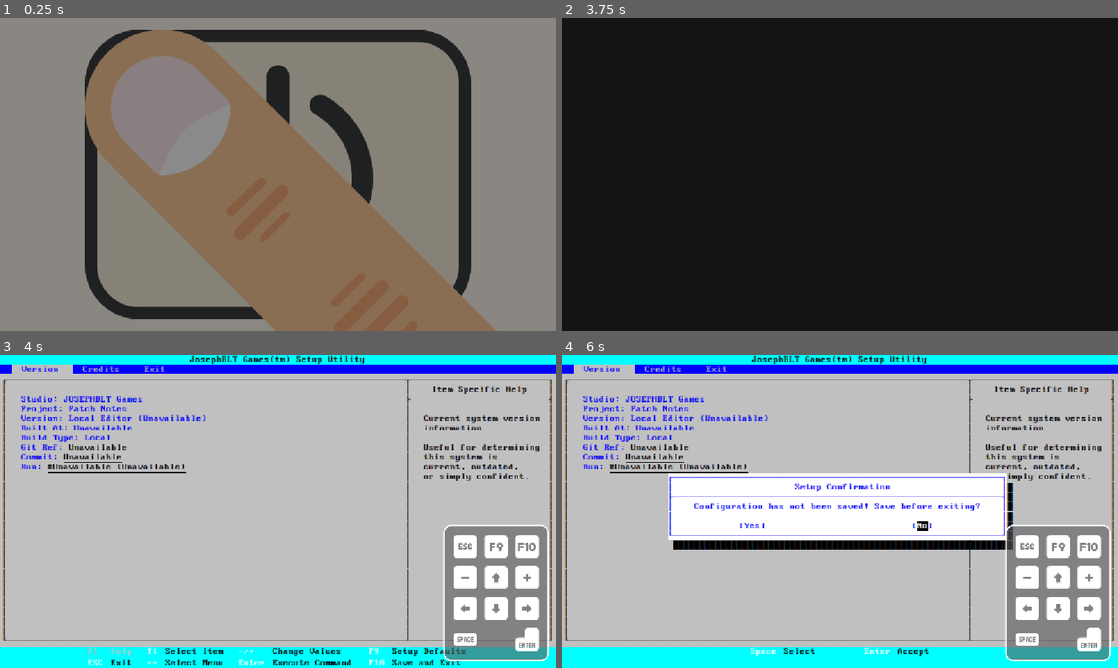
Above: before the commit, frames 1-4 (two rows, left to right).
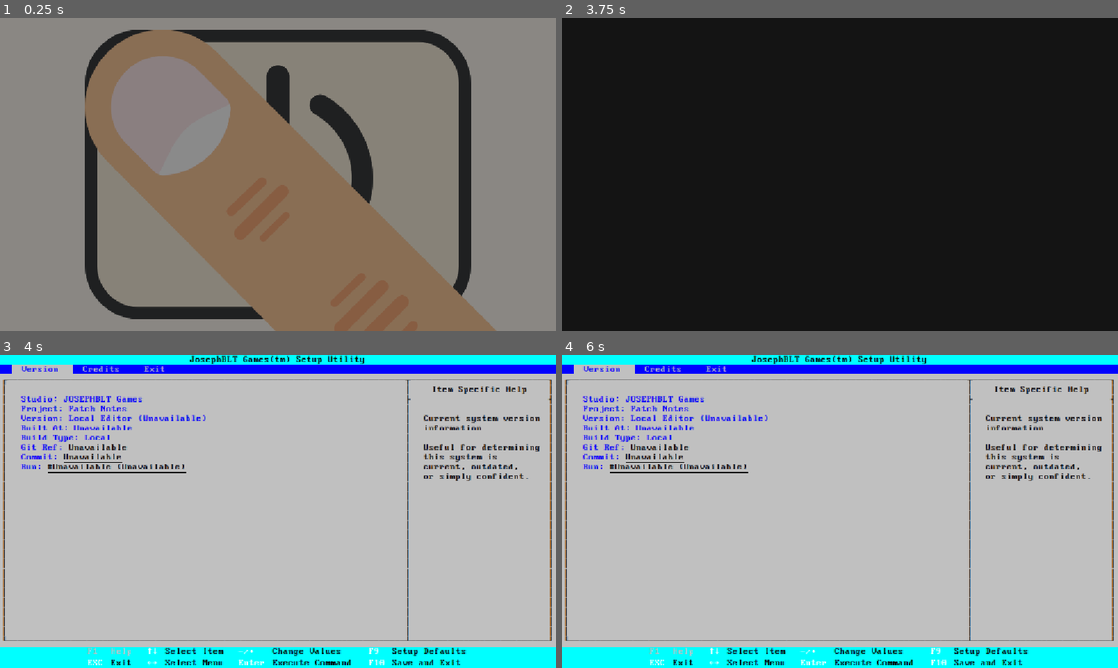
Above: after the commit, the same moments.

Repository: Josephblt/patch-notes
Game: Godot game, scene res://scenes/power_up.tscn
Same seed, same stepped clock (60 frames per second), same inputs: the game is played once before the commit and once after it.
Inputs (mouse positions are in pixels of both pictures, inside the frame that each line leads up to):
- Up to frame 1 (0.25 s): no input
- Up to frame 2 (3.75 s): tap Enter (bios_accept) at 0.5, 2, 3.5 s; move the mouse to (962, 158) at 0.52 s; hold Right (bios_right) 0.53-1.28 s; hold Enter (bios_accept) 0.53-1.28 s; click (962, 158) at 0.67 s; move the mouse to (728, 190) at 1.27 s; hold Down (bios_down) 1.28-2.03 s; tap Space (bios_select) at 1.35, 2.85 s; move the mouse to (895, 105) at 2.02 s; hold Right (bios_right) 2.03-2.78 s; hold Enter (bios_accept) 2.03-2.78 s; move the mouse to (812, 237) at 2.77 s; hold F9 (bios_setup_defaults) 2.78-3.53 s; click (812, 237) at 2.92 s; move the mouse to (1006, 221) at 3.52 s; hold Left (bios_left) from 3.53 s (still down); hold Enter (bios_accept) from 3.53 s (still down)
- Up to frame 3 (4 s): keep holding Left (bios_left); keep holding Enter (bios_accept)
- Up to frame 4 (6 s): release Left (bios_left) at 4.25 s; release Enter (bios_accept) at 4.25 s; click (1090, 639) at 4.27 s; click (1090, 639) at 5.02 s; click (1029, 545) at 5.77 s

Frames 1-2 are identical in both runs. In frame 3, 8.1% of the frame differs, in the area x 79-99%, y 54-98%; in frame 4, 24%, in the area x 15-99%, y 37-100%.

Commit message:
Update mobile input visibility logic and clean up unused code

Diff:
--- a/src/scripts/scenes/bios/bios.gd
+++ b/src/scripts/scenes/bios/bios.gd
@@ -29,7 +29,7 @@
 
 
 func _ready() -> void:
-	_mobile_input.visible = !Web.is_touch_web()
+	_mobile_input.visible = Web.is_touch_web()
 	_enter_normal_mode()
 
 
--- a/src/scripts/scenes/bios/mobile_input.gd
+++ b/src/scripts/scenes/bios/mobile_input.gd
@@ -2,9 +2,6 @@
 extends Node
 
 @export var _bios: BiosScene
-
-# func _trigger_input_action(action_name: String) -> void:
-# 	call_deferred("_parse_input_action", action_name)
 
 
 func _trigger_input_action(action_name: String) -> void:
